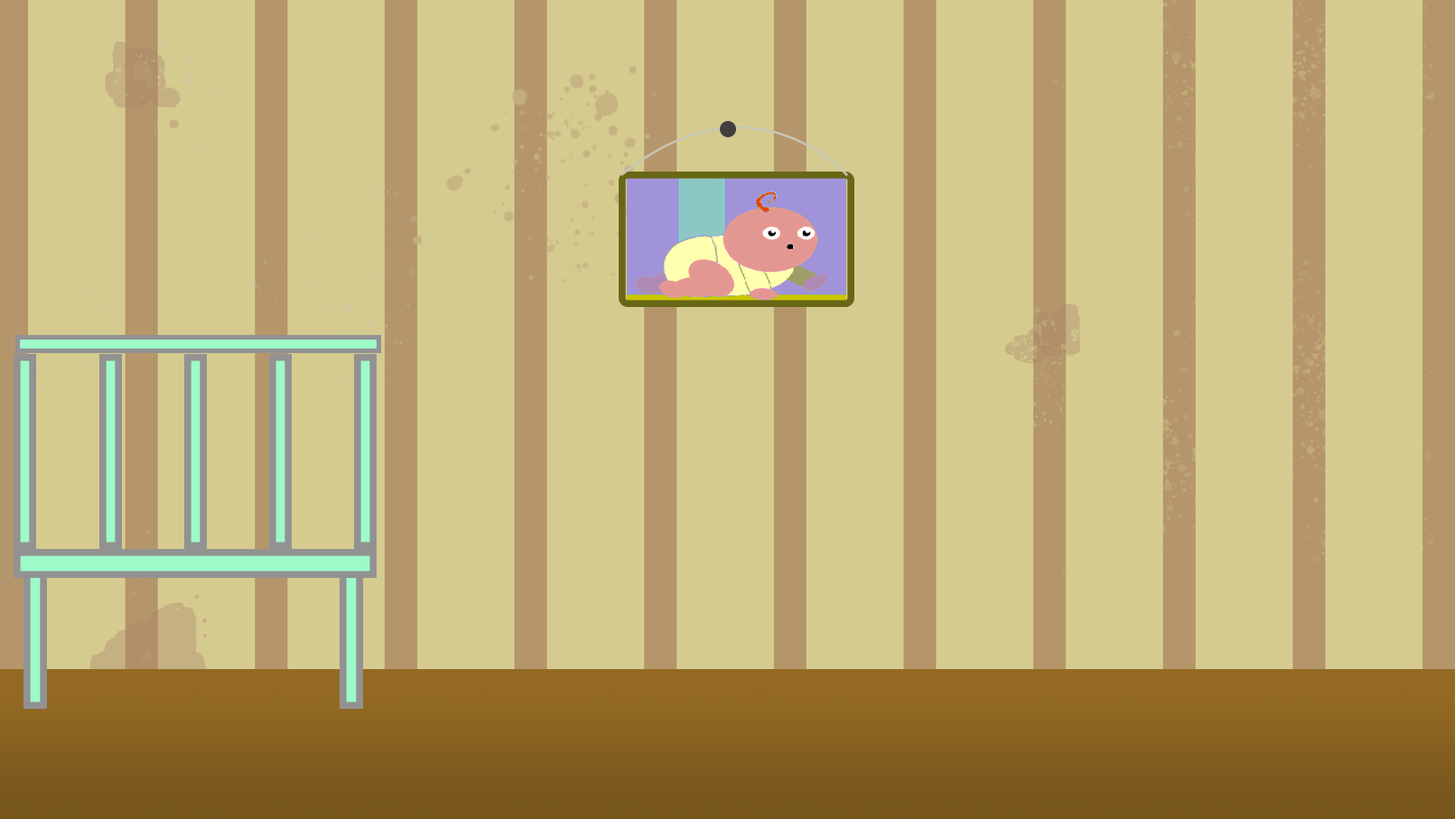
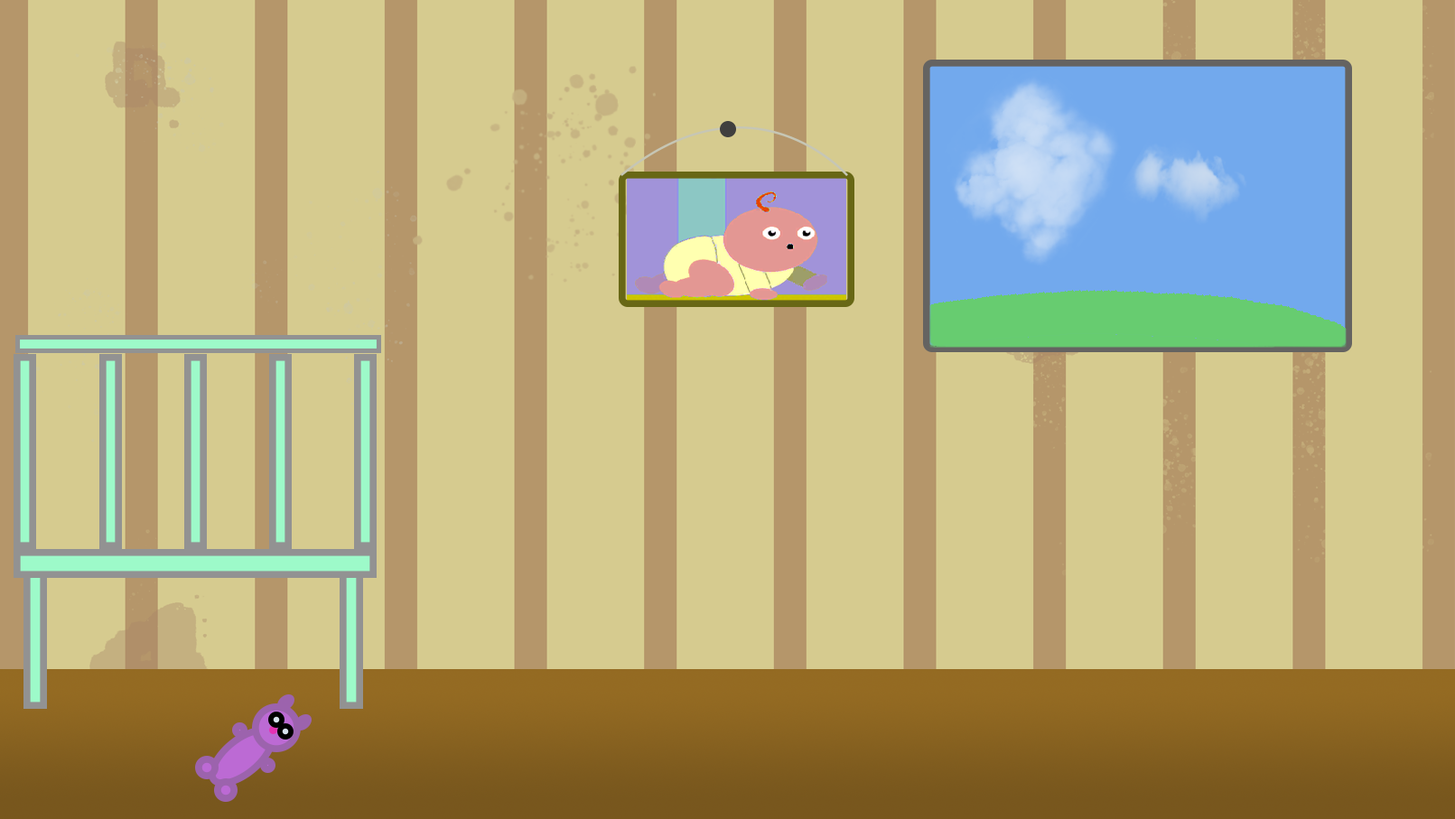
Two versions of the same layered image (1455x819). Layer-by-layer changes:
added layer "Ellipse 1" (1st of 2) above "Ellipse 1" over [195, 755, 219, 780]
added layer "Ellipse 1" (2nd of 2) above "Ellipse 3" over [214, 778, 238, 802]
added layer "Ellipse 3" (1st of 2) above "Ellipse 7 copy" over [232, 722, 248, 738]
added layer "Ellipse 7 copy" above "Ellipse 7" over [268, 711, 285, 728]
added layer "Ellipse 7" above "Ellipse 6" over [277, 723, 294, 740]
added layer "Ellipse 6" above "Ellipse 5" over [269, 725, 278, 735]
added layer "Ellipse 5" (1st of 2) above "Ellipse 5" over [294, 714, 312, 731]
added layer "Ellipse 5" (2nd of 2) above "Ellipse 4" over [277, 694, 295, 711]
added layer "Ellipse 4" above "Ellipse 3" over [251, 703, 301, 753]
added layer "Ellipse 3" (2nd of 2) above "Ellipse 2" over [260, 757, 276, 773]
added layer "Ellipse 2" above "Layer 9" over [208, 726, 276, 787]
added layer "Layer 9" above "Rectangle 7" over [929, 289, 1347, 348]
added layer "Rectangle 7" above "Ellipse 1 copy" over [922, 59, 1352, 353]
